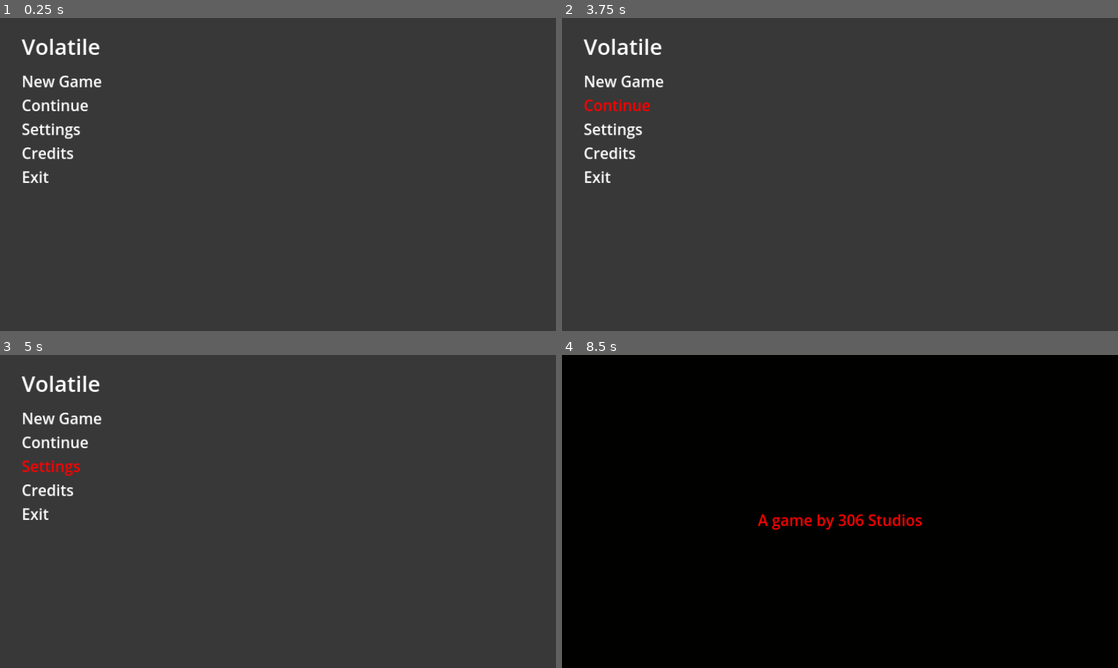
Above: before the commit, frames 1-4 (two rows, left to right).
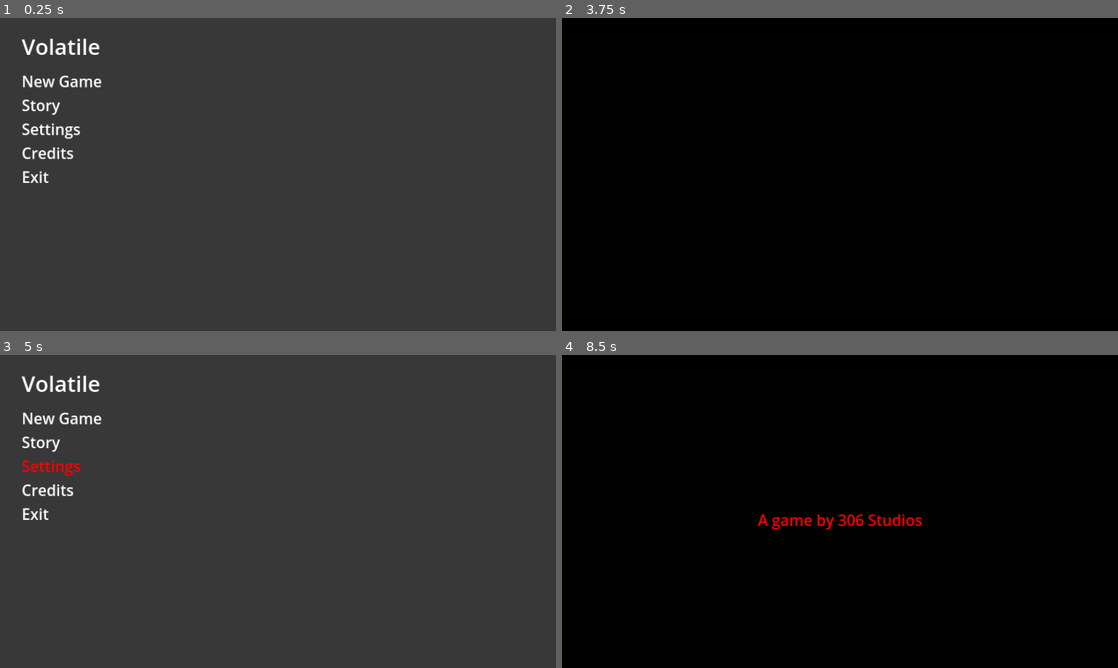
Above: after the commit, the same moments.

Repository: ioannoid/volatile-game-jam
Game: Godot game, scene res://main.tscn
The game is run twice, just before and just after one commit, with the same random seed, the same clock (stepped at 60 frames per second) and the same inputs.
Inputs (mouse positions are in pixels of both pictures, inside the frame that each line leads up to):
- Up to frame 1 (0.25 s): no input
- Up to frame 2 (3.75 s): tap Enter at 0.5 s; move the mouse to (623, 80) at 0.52 s; hold D (move_right) 0.53-1.28 s; hold E (Interact) 0.53-1.28 s; click (623, 80) at 0.67 s; move the mouse to (728, 190) at 1.27 s; hold Down (ui_down) 1.28-2.03 s; tap E (Interact) at 1.35, 2.85 s; click (728, 190) at 1.42 s; move the mouse to (895, 105) at 2.02 s; hold D (move_right) 2.03-2.78 s; hold E (Interact) 2.03-2.78 s; click (895, 105) at 2.17 s; move the mouse to (812, 237) at 2.77 s; hold W (move_up) 2.78-3.53 s; click (812, 237) at 2.92 s; tap Space at 3.5 s; move the mouse to (623, 105) at 3.52 s; hold A (move_left) from 3.53 s (still down); hold E (Interact) from 3.53 s (still down); click (623, 105) at 3.67 s
- Up to frame 3 (5 s): keep holding A (move_left); tap Escape (ui_cancel) at 4.15 s; move the mouse to (61, 467) at 4.27 s; release E (Interact) at 4.28 s; tap E (Interact) at 4.35 s; click (61, 467) at 4.42 s
- Up to frame 4 (8.5 s): tap Enter at 5, 6.5 s; move the mouse to (623, 489) at 5.02 s; release A (move_left) at 5.03 s; hold Down (ui_down) 5.03-5.78 s; hold E (Interact) 5.03-5.78 s; click (623, 489) at 5.17 s; tap Space at 5.75, 7.25 s; move the mouse to (756, 433) at 5.77 s; hold D (move_right) 5.78-6.53 s; tap E (Interact) at 5.85, 7.35 s; click (756, 433) at 5.92 s; move the mouse to (962, 495) at 6.52 s; hold W (move_up) 6.53-7.28 s; hold E (Interact) 6.53-7.28 s; click (962, 495) at 6.67 s; move the mouse to (728, 527) at 7.27 s; hold D (move_right) 7.28-8.03 s; click (728, 527) at 7.42 s; move the mouse to (895, 442) at 8.02 s; hold Down (ui_down) from 8.03 s (still down); hold E (Interact) from 8.03 s (still down); click (895, 442) at 8.17 s

The runs differ from the first frame. In frame 1, 0.3% of the frame differs, in the area x 4-16%, y 26-32%; in frame 2, 100%, in the area x 0-100%, y 0-100%; in frame 3, 0.3%; in frame 4, less than 0.1%.

Commit message:
yes

Diff:
--- a/game/game.tscn
+++ b/game/game.tscn
@@ -186,7 +186,7 @@
 texture_filter = 1
 sprite_frames = SubResource("SpriteFrames_yjxj7")
 animation = &"crying"
-frame_progress = 0.252765
+frame_progress = 0.864153
 
 [node name="GirlCollidor" type="CollisionShape2D" parent="Girl"]
 position = Vector2(0, 8.5)
--- a/game/main.gd
+++ b/game/main.gd
@@ -4,6 +4,7 @@
 var game
 var credits
 var pause
+var story
 var i = 0
 
 var started = false
@@ -14,6 +15,7 @@
 		main_menu = load("res://main_menu.tscn")
 		game = preload("res://game.tscn")
 		credits = load("res://credits.tscn")
+		story = load("res://story.tscn")
 		pause = preload("res://main_menu.tscn")
 		started = true
 	var instance = main_menu.instantiate()
@@ -22,7 +24,7 @@
 	$MainMenu/Layout/MarginContainer/HBoxContainer/VBoxContainer/MenuItems/Exit.option_clicked.connect(menu_handler)
 	$MainMenu/Layout/MarginContainer/HBoxContainer/VBoxContainer/MenuItems/Credits.option_clicked.connect(menu_handler)
 	$MainMenu/Layout/MarginContainer/HBoxContainer/VBoxContainer/MenuItems/Settings.option_clicked.connect(menu_handler)
-	$MainMenu/Layout/MarginContainer/HBoxContainer/VBoxContainer/MenuItems/Continue.option_clicked.connect(menu_handler)
+	$MainMenu/Layout/MarginContainer/HBoxContainer/VBoxContainer/MenuItems/Story.option_clicked.connect(menu_handler)
 
 
 # Called every frame. 'delta' is the elapsed time since the previous frame.
@@ -46,7 +48,11 @@
 		0:
 			_switch_scene()
 		1:
-			pass
+			for n in get_children():
+				n.queue_free()
+			var instance = story.instantiate()
+			add_child(instance)
+			$Control/Control/story.exit_credits.connect(menu_handler)
 		2:
 			pass
 		3:
--- a/game/main_menu.tscn
+++ b/game/main_menu.tscn
@@ -77,10 +77,11 @@
 autowrap_mode = 0
 script = ExtResource("2_uimo6")
 
-[node name="Continue" type="RichTextLabel" parent="Layout/MarginContainer/HBoxContainer/VBoxContainer/MenuItems"]
+[node name="Story" type="RichTextLabel" parent="Layout/MarginContainer/HBoxContainer/VBoxContainer/MenuItems"]
 layout_mode = 2
 theme_override_font_sizes/normal_font_size = 35
-text = "Continue"
+text = "Story
+"
 fit_content = true
 autowrap_mode = 0
 script = ExtResource("2_uimo6")
@@ -122,9 +123,9 @@
 [connection signal="gui_input" from="Layout/MarginContainer/HBoxContainer/VBoxContainer/MenuItems/NewGame" to="Layout/MarginContainer/HBoxContainer/VBoxContainer/MenuItems/NewGame" method="_on_gui_input"]
 [connection signal="mouse_entered" from="Layout/MarginContainer/HBoxContainer/VBoxContainer/MenuItems/NewGame" to="Layout/MarginContainer/HBoxContainer/VBoxContainer/MenuItems/NewGame" method="_on_mouse_entered"]
 [connection signal="mouse_exited" from="Layout/MarginContainer/HBoxContainer/VBoxContainer/MenuItems/NewGame" to="Layout/MarginContainer/HBoxContainer/VBoxContainer/MenuItems/NewGame" method="_on_mouse_exited"]
-[connection signal="gui_input" from="Layout/MarginContainer/HBoxContainer/VBoxContainer/MenuItems/Continue" to="Layout/MarginContainer/HBoxContainer/VBoxContainer/MenuItems/Continue" method="_on_gui_input"]
-[connection signal="mouse_entered" from="Layout/MarginContainer/HBoxContainer/VBoxContainer/MenuItems/Continue" to="Layout/MarginContainer/HBoxContainer/VBoxContainer/MenuItems/Continue" method="_on_mouse_entered"]
-[connection signal="mouse_exited" from="Layout/MarginContainer/HBoxContainer/VBoxContainer/MenuItems/Continue" to="Layout/MarginContainer/HBoxContainer/VBoxContainer/MenuItems/Continue" method="_on_mouse_exited"]
+[connection signal="gui_input" from="Layout/MarginContainer/HBoxContainer/VBoxContainer/MenuItems/Story" to="Layout/MarginContainer/HBoxContainer/VBoxContainer/MenuItems/Story" method="_on_gui_input"]
+[connection signal="mouse_entered" from="Layout/MarginContainer/HBoxContainer/VBoxContainer/MenuItems/Story" to="Layout/MarginContainer/HBoxContainer/VBoxContainer/MenuItems/Story" method="_on_mouse_entered"]
+[connection signal="mouse_exited" from="Layout/MarginContainer/HBoxContainer/VBoxContainer/MenuItems/Story" to="Layout/MarginContainer/HBoxContainer/VBoxContainer/MenuItems/Story" method="_on_mouse_exited"]
 [connection signal="gui_input" from="Layout/MarginContainer/HBoxContainer/VBoxContainer/MenuItems/Settings" to="Layout/MarginContainer/HBoxContainer/VBoxContainer/MenuItems/Settings" method="_on_gui_input"]
 [connection signal="mouse_entered" from="Layout/MarginContainer/HBoxContainer/VBoxContainer/MenuItems/Settings" to="Layout/MarginContainer/HBoxContainer/VBoxContainer/MenuItems/Settings" method="_on_mouse_entered"]
 [connection signal="mouse_exited" from="Layout/MarginContainer/HBoxContainer/VBoxContainer/MenuItems/Settings" to="Layout/MarginContainer/HBoxContainer/VBoxContainer/MenuItems/Settings" method="_on_mouse_exited"]
--- a/game/menu_options.gd
+++ b/game/menu_options.gd
@@ -37,7 +37,7 @@
 	match buttonname:
 		"NewGame":
 			return 0
-		"Continue":
+		"Story":
 			return 1
 		"Settings":
 			return 2
--- /dev/null
+++ b/game/story.gd
@@ -0,0 +1,94 @@
+extends Node2D
+signal exit_credits
+
+const section_time := 4.0
+const line_time := 0.3
+const base_speed := 100
+const speed_up_multiplier := 10.0
+const title_color := Color.WHITE
+
+var main_menu
+var game
+var scroll_speed := base_speed
+var speed_up := false
+
+@onready var line := $StoryContainer/Line
+var started := false
+var finished := false
+
+var section
+var section_next := true
+var section_timer := 0.0
+var line_timer := 0.0
+var curr_line := 0
+var lines := []
+
+var credits = [
+	[
+		"She is woken by the feeling of warmth over her"
+	],[
+		"She crawls out of bed cluching her teddy bear"
+	],[
+		"She has to call 911, the but the roaring fires block her path"
+	],[
+		"The house is wrong.",
+		"The house is all wrong"
+	],[
+		"She is washed over with hopelessness"
+	],
+]
+
+func _process(delta):
+	@warning_ignore("shadowed_variable")
+	var scroll_speed = base_speed * delta
+
+	if section_next:
+		section_timer += delta * speed_up_multiplier if speed_up else delta
+		if section_timer >= section_time:
+			section_timer -= section_time
+
+			if credits.size() > 0:
+				started = true
+				section = credits.pop_front()
+				curr_line = 0
+				add_line()
+
+	else:
+		line_timer += delta * speed_up_multiplier if speed_up else delta
+		if line_timer >= line_time:
+			line_timer -= line_time
+			add_line()
+
+	if speed_up:
+		scroll_speed *= speed_up_multiplier
+
+	if lines.size() > 0:
+		for l in lines:
+			l.global_position.y -= scroll_speed
+			if l.global_position.y < -l.get_line_height():
+				lines.erase(l)
+				l.queue_free()
+	elif started:
+		exit_credits.emit(-1)
+
+func add_line():
+	var new_line = line.duplicate()
+	new_line.text = section.pop_front()
+	lines.append(new_line)
+	if curr_line == 0:
+		new_line.add_theme_color_override("font_color", title_color)
+	$StoryContainer.add_child(new_line)
+
+	if section.size() > 0:
+		curr_line += 1
+		section_next = false
+	else:
+		section_next = true
+
+func _unhandled_input(event):
+	if event.is_action_pressed("ui_cancel"):
+		exit_credits.emit(-1)
+	if event.is_action_pressed("ui_down") and !event.is_echo():
+		speed_up = true
+	if event.is_action_released("ui_down") and !event.is_echo():
+		speed_up = false
--- /dev/null
+++ b/game/story.tscn
@@ -0,0 +1,63 @@
+[gd_scene load_steps=3 format=3 uid="uid://bmvghfgwaaf3i"]
+
+[ext_resource type="Script" path="res://story.gd" id="1_jqfi0"]
+
+[sub_resource type="FontVariation" id="FontVariation_iolpg"]
+
+[node name="Control" type="Control"]
+layout_mode = 3
+anchors_preset = 15
+anchor_right = 1.0
+anchor_bottom = 1.0
+grow_horizontal = 2
+grow_vertical = 2
+
+[node name="ColorRect" type="ColorRect" parent="."]
+layout_mode = 1
+anchors_preset = 15
+anchor_right = 1.0
+anchor_bottom = 1.0
+grow_horizontal = 2
+grow_vertical = 2
+color = Color(0.00392157, 0.00784314, 0, 1)
+
+[node name="Control" type="Control" parent="."]
+layout_mode = 1
+anchors_preset = 7
+anchor_left = 0.5
+anchor_top = 1.0
+anchor_right = 0.5
+anchor_bottom = 1.0
+grow_horizontal = 2
+grow_vertical = 0
+
+[node name="story" type="Node2D" parent="Control"]
+script = ExtResource("1_jqfi0")
+
+[node name="StoryContainer" type="Control" parent="Control/story"]
+custom_minimum_size = Vector2(10, 20)
+layout_mode = 3
+anchors_preset = 5
+anchor_left = 0.5
+anchor_right = 0.5
+offset_left = -5.0
+offset_right = 5.0
+offset_bottom = 20.0
+grow_horizontal = 2
+
+[node name="Line" type="Label" parent="Control/story/StoryContainer"]
+layout_mode = 1
+anchors_preset = 8
+anchor_left = 0.5
+anchor_top = 0.5
+anchor_right = 0.5
+anchor_bottom = 0.5
+offset_left = -20.0
+offset_top = -11.5
+offset_right = 20.0
+offset_bottom = 11.5
+grow_horizontal = 2
+grow_vertical = 2
+theme_override_colors/font_color = Color(1, 0.996078, 0.992157, 1)
+theme_override_fonts/font = SubResource("FontVariation_iolpg")
+theme_override_font_sizes/font_size = 35
